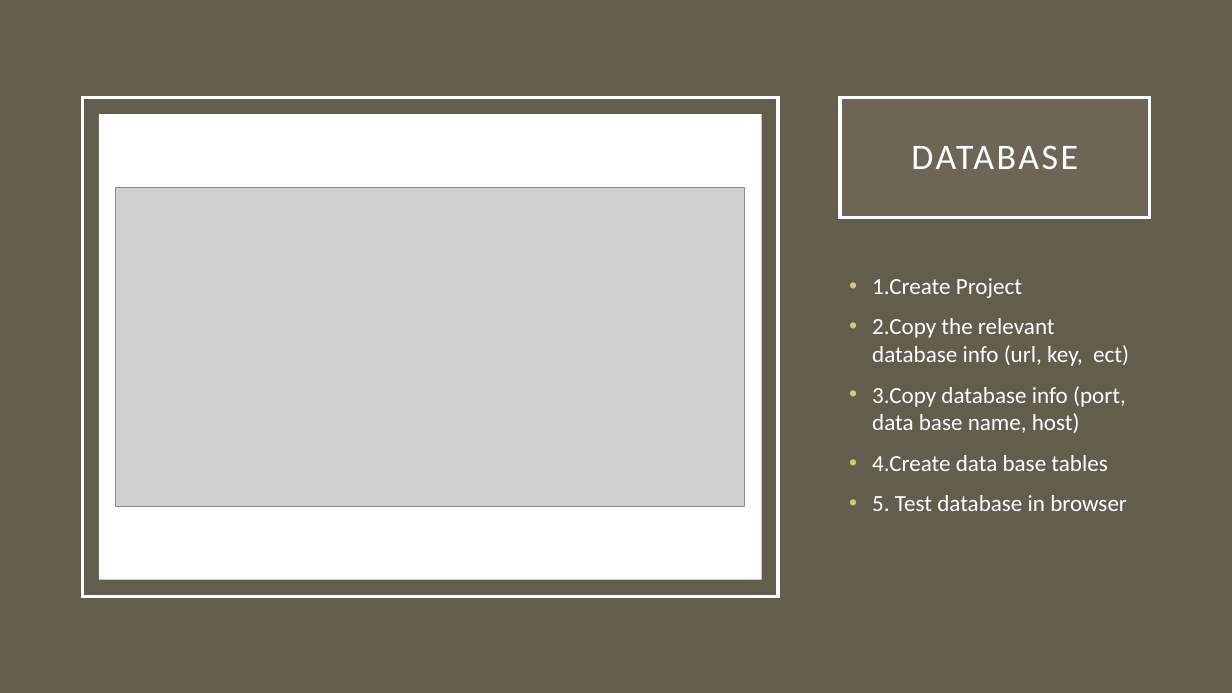
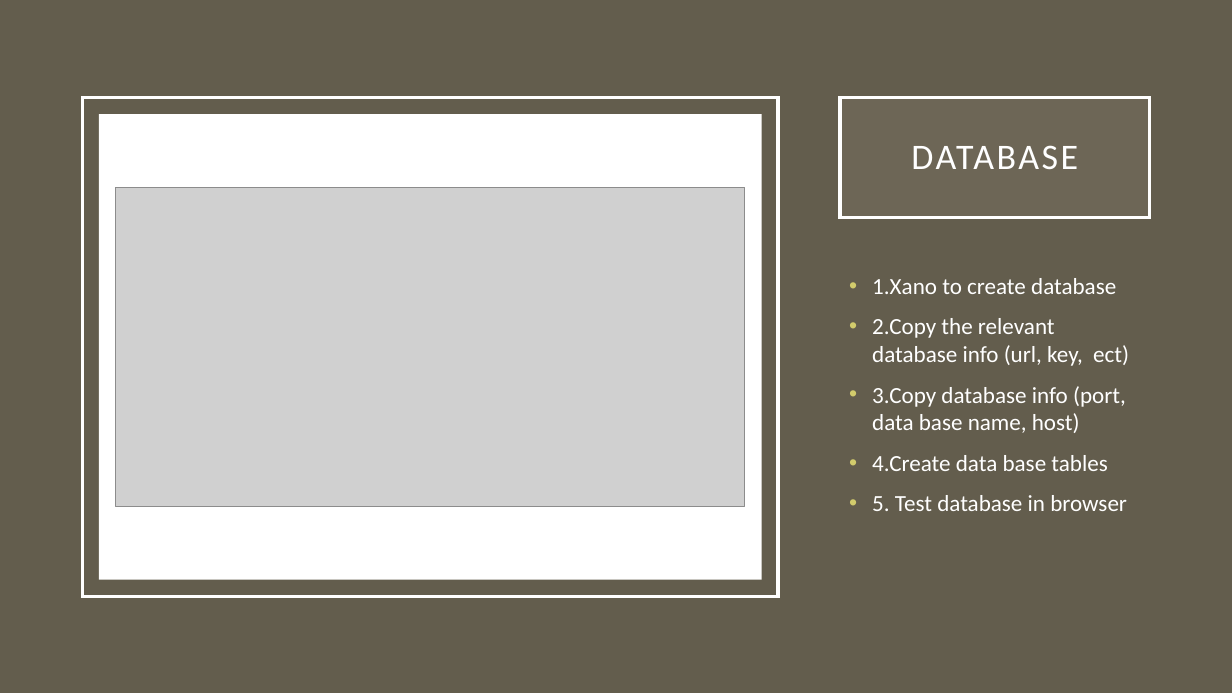
Before and after one commit to frankpjr1/Journal-Now-App, a slide deck: slide 9 of assets/journal now presentation.pptx. Drawn at 1232x693 pixels with LibreOffice and Linux fonts; fonts in the diff are those of the drawing; grey boxes stand for pictures. Boxes give left, top, right and bottom in pixels: in the first picture for what was removed or moved away, otherwise in the second. Text is boxed around its words. In the diff, an @@ line names an element or a change of style, - is before the commit and + after.

```diff
--- a/assets/journal now presentation.pptx
+++ b/assets/journal now presentation.pptx
@@ text at bbox=[872, 278, 1116, 294]: text changed @@
-• 1.Create Project
+• 1.Xano to create database
```
Also in this commit, not shown: 1 other slide changed, 1 other file.
